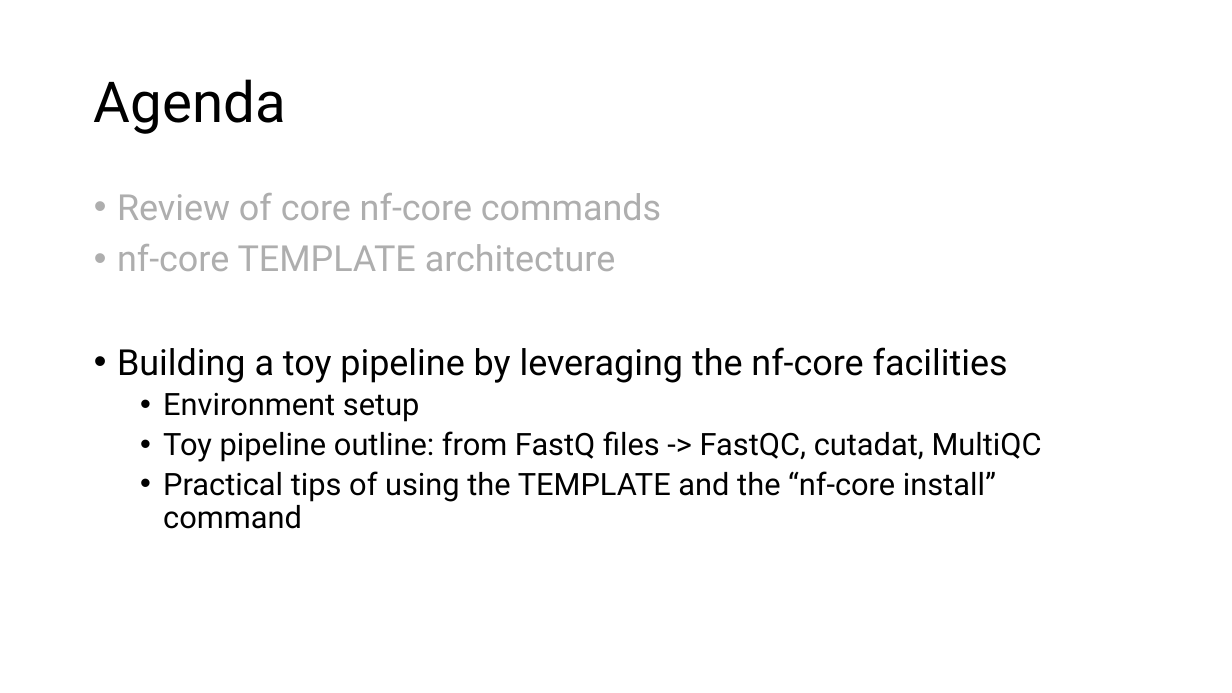
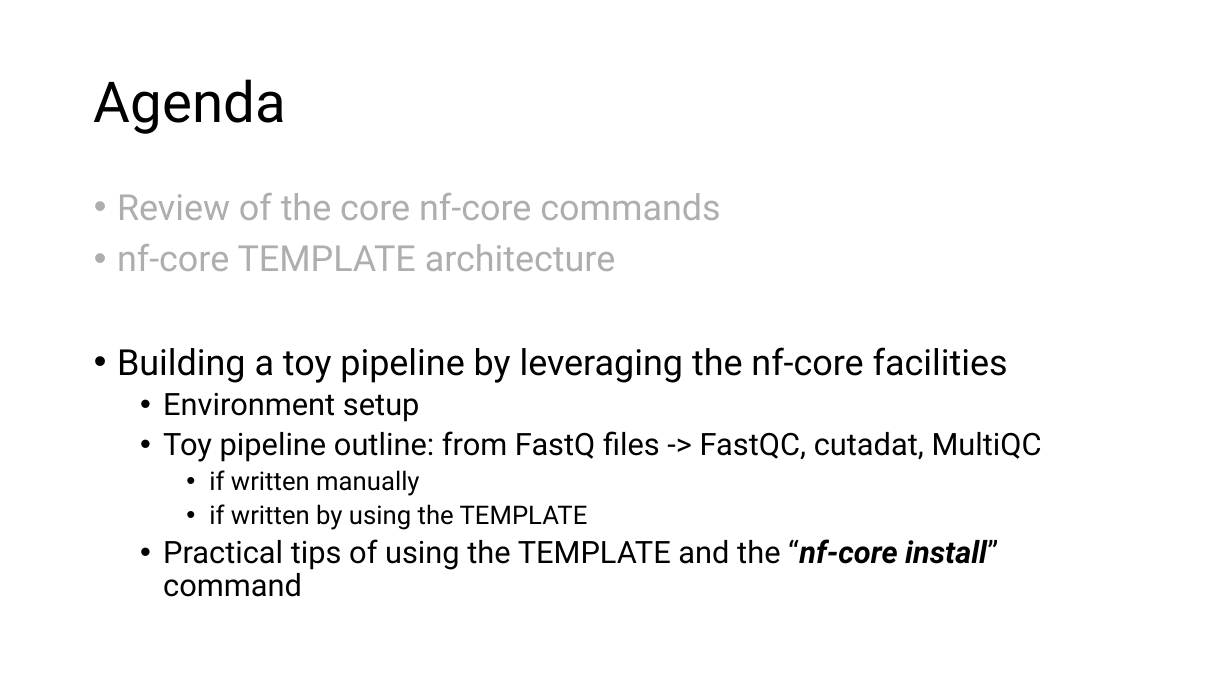
Before and after one commit to hukai916/nextflow_learn, a slide deck: slide 6 of nfcore_template.pptx. Drawn at 1232x693 pixels with LibreOffice and Linux fonts; fonts in the diff are those of the drawing. Boxes give left, top, right and bottom in pixels: in the first picture for what was removed or moved away, otherwise in the second. Text is boxed around its words. In the diff, an @@ line names an element or a change of style, - is before the commit and + after.

```diff
--- a/nfcore_template.pptx
+++ b/nfcore_template.pptx
@@ text at <box>117,193,720,220</box>: text changed @@
-• Review of core nf-core commands
+• Review of the core nf-core commands
@@ text at <box>209,470,588,530</box>: paragraphs added @@
+    • if written manually
+    • if written by using the TEMPLATE
@@ text at <box>163,539,998,597</box>: bold on, italic on in "“nf-core install”" @@
```
Also in this commit, not shown: 5 other slides changed, 7 slides added, 4 other files.
